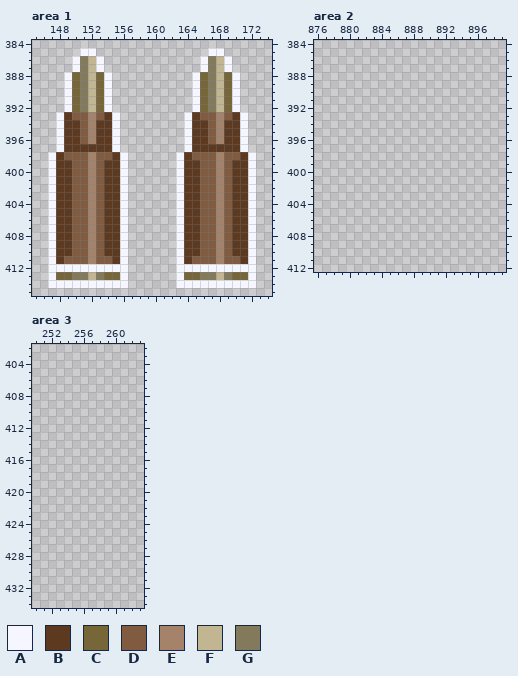
A pixel-art file gets an edit: Client/Content/Icons/Asepritefiles/newiconsv3.aseprite. Above is the file before it was changed.
1661x500 pixels, 1 frame. Pixels under 10% opacity are left out. Colours within 5 levels of each other are drawn and written as one. Shown: area 1: x 145..174, y 384..415; area 2: x 876..899, y 384..412; area 3: x 250..263, y 402..434. The commit also changed other parts of the picture, which this record leaves out.
Visible layers, top first: "Group 1/Layer 21", "Group 1/Layer 20", "Group 1/Layer 17", "Group 1/Layer 14", "Group 1/Layer 9", "Group 1/Layer 13", "Group 1/Layer 16", "Group 1/Layer 19", "Group 1/Layer 18", "Group 1/Layer 15" opacity 80%, "Layer 10", "Layer 2", "Layer 12", "Layer 6", "Layer 3", "Layer 11".
Palette (. is transparent): A #f5f6ff  B #5d391f  C #766638  D #815b3f  E #a4836a  F #c1b592  G #83795b
Pixels before, area 1, first column x 147:
385 ....AA..............AA....
386 ...AGFA............AGFA...
387 ...AGFA............AGFA...
388 ..ACGFCA..........ACGFCA..
389 ..ACGFCA..........ACGFCA..
390 ..ACGFCA..........ACGFCA..
391 ..ACGFCA..........ACGFCA..
392 ..ACGFCA..........ACGFCA..
393 .ABDDEDBA........ABDDEDBA.
394 .ABBDEBBA........ABBDEBBA.
395 .ABBDEBBA........ABBDEBBA.
396 .ABBDEBBA........ABBDEBBA.
397 .ABBBBBBA........ABBBBBBA.
398 ABDDDEDDBA......ABDDDEDDBA
399 ABBDDEDBBA......ABBDDEDBBA
400 ABBDDEDBBA......ABBDDEDBBA
401 ABBDDEDBBA......ABBDDEDBBA
402 ABBDDEDBBA......ABBDDEDBBA
403 ABBDDEDBBA......ABBDDEDBBA
404 ABBDDEDBBA......ABBDDEDBBA
405 ABBDDEDBBA......ABBDDEDBBA
406 ABBDDEDBBA......ABBDDEDBBA
407 ABBDDEDBBA......ABBDDEDBBA
408 ABBDDEDBBA......ABBDDEDBBA
409 ABBDDEDBBA......ABBDDEDBBA
410 ABBDDEDBBA......ABBDDEDBBA
411 ABDDDEDDBA......ABDDDEDDBA
412 AAAAAAAAAA......AAAAAAAAAA
413 ACCGGFGCCA......ACCGGFGCCA
414 AAAAAAAAAA......AAAAAAAAAA
And afterwards:
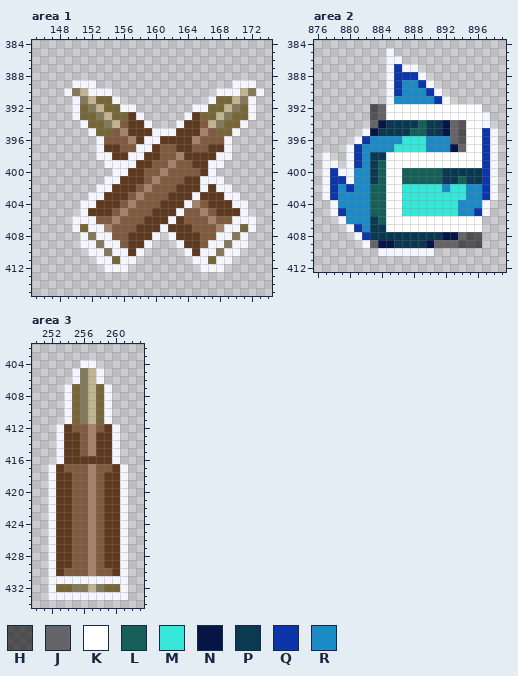
Colours new in this view: H #00000096  J #656569  K #ffffff  L #155f59  M #34e7d8  N #051646  P #0b3952  Q #0b35a9  R #1b8bc8
The edit:
Changed rows in their new state; - is an unchanged pixel.
Area 1, layer "Layer 10":
first column x 147:
385 ----..--------------..-----
386 ---....------------....----
387 ---....------------....----
388 --......----------......---
389 --.AAA..----------.....-AA-
390 ---GFAA-----------...AA-FGA
391 --.A---CA---------..AC-FGA-
392 --.ACGFCCAA--------ACCFGCA-
393 -..ACCGFCCBA-------CCFGCCA-
394 -...ACCGFDBBA---AB-DFGCC---
395 -....ACCDEBBBAAABB-E-CCA.--
396 -.....ADDDEBAABBBBED-DA..--
397 -.....A-BDDAABDDBBDD--A..--
398 ......AA-BAABBDDE-BBBAA...-
399 .......AA-ABBDDEDD-BAA....-
400 ........A-BBDDEDDDDBA.....-
401 .......AABBBDEDDD--AAA....-
402 ......AA-BBDEDDDB--ABAA...-
403 .....AA--BDEDDDBB-ABBBAA..-
404 ....AAB--DEDDDBBBAE-BBBAA.-
405 ....ABB-DEDDDBBB-DDE-BB-A.-
406 ...AAA-DEDDDBBBABDD-ED-AA--
407 ...ACAAEDDDBBBABB-D---AAC--
408 ....AGAADDBBBA-AB----AAGA.-
409 ....AAGAADBBA-------AAGAA.-
410 .....AAGA-BA----.A-AAGAA..-
411 ......AAC-A-----..AACAA...-
412 .......---------...---....-
413 ..........------..........-
414 ..........------..........-
Area 2, layers "Group 1/Layer 17", "Group 1/Layer 19":
first column x 877:
385 --------A-------------
386 --------AA------------
387 --------AQAA----------
388 --------AQQQA---------
389 --------AQRRQA--------
390 --------AQRRRQA-------
391 --------ARRRRRQA------
392 ------HJKKKKKKKKKKKK--
393 ------HJKKKKKKKKKKKKA-
394 ------JNPPPPLPPNJHKKA-
395 -----ANPPPPLLPPNJHKKQA
396 ----AQRRRRMMMRRRJHKKQA
397 ---AQRRRRMMMMRRRNJKKQA
398 A--AQRPPKKKKKKKKKKKKQA
399 AA-AQRPLKKKKKKKKKKKKQA
400 AQAARRPLKKLLLLLPPPPPQA
401 AQQARRPLKKLLLLLPPLPPQA
402 AQRQRRLLKKMMMMMRMMRRQA
403 AQRRRRLLKKMMMMMMMMRRQA
404 -ARRRRLLKKMMMMMMMRRRA-
405 -AQRRRLLKKMMMMMMMRRQA-
406 --ARRRPLKKKKKKKKKKKK--
407 ---AQRPPKKKKKKKKKKKK--
408 ----AQPPPPPPPPPNNJHH--
409 -----AJNNPPPPNJJJHHH--
410 -------AAAAAAA--------
Area 3, layer "Layer 10":
first column x 252:
404 ----AA----
405 ---AGFA---
406 ---AGFA---
407 --ACGFCA--
408 --ACGFCA--
409 --ACGFCA--
410 --ACGFCA--
411 --ACGFCA--
412 -ABDDEDBA-
413 -ABBDEBBA-
414 -ABBDEBBA-
415 -ABBDEBBA-
416 -ABBBBBBA-
417 ABDDDEDDBA
418 ABBDDEDBBA
419 ABBDDEDBBA
420 ABBDDEDBBA
421 ABBDDEDBBA
422 ABBDDEDBBA
423 ABBDDEDBBA
424 ABBDDEDBBA
425 ABBDDEDBBA
426 ABBDDEDBBA
427 ABBDDEDBBA
428 ABBDDEDBBA
429 ABBDDEDBBA
430 ABDDDEDDBA
431 AAAAAAAAAA
432 ACCGGFGCCA
433 AAAAAAAAAA
